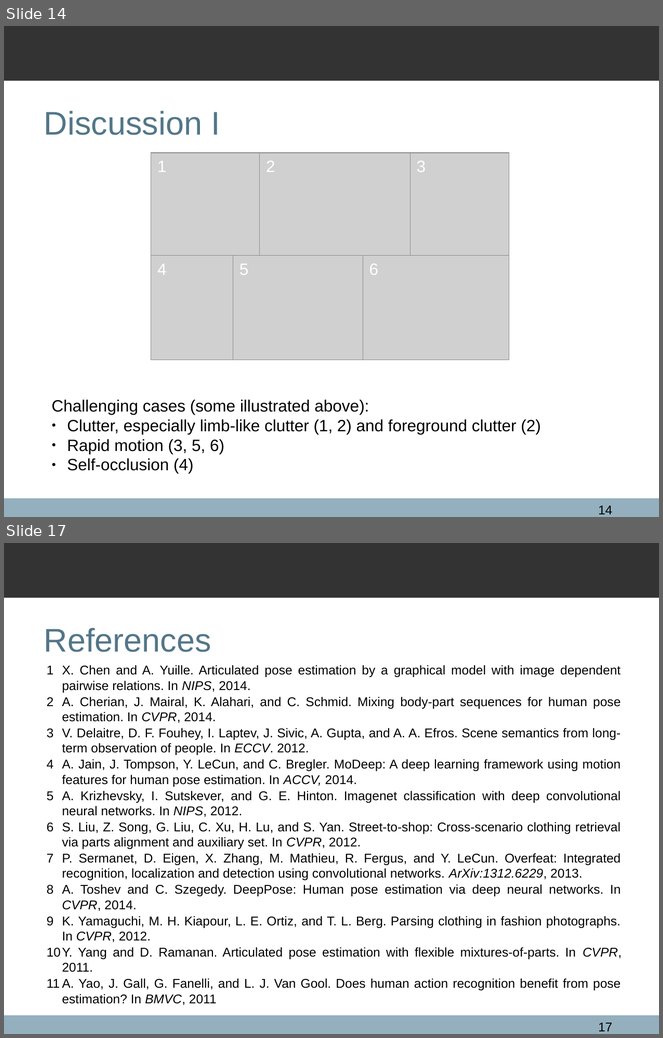
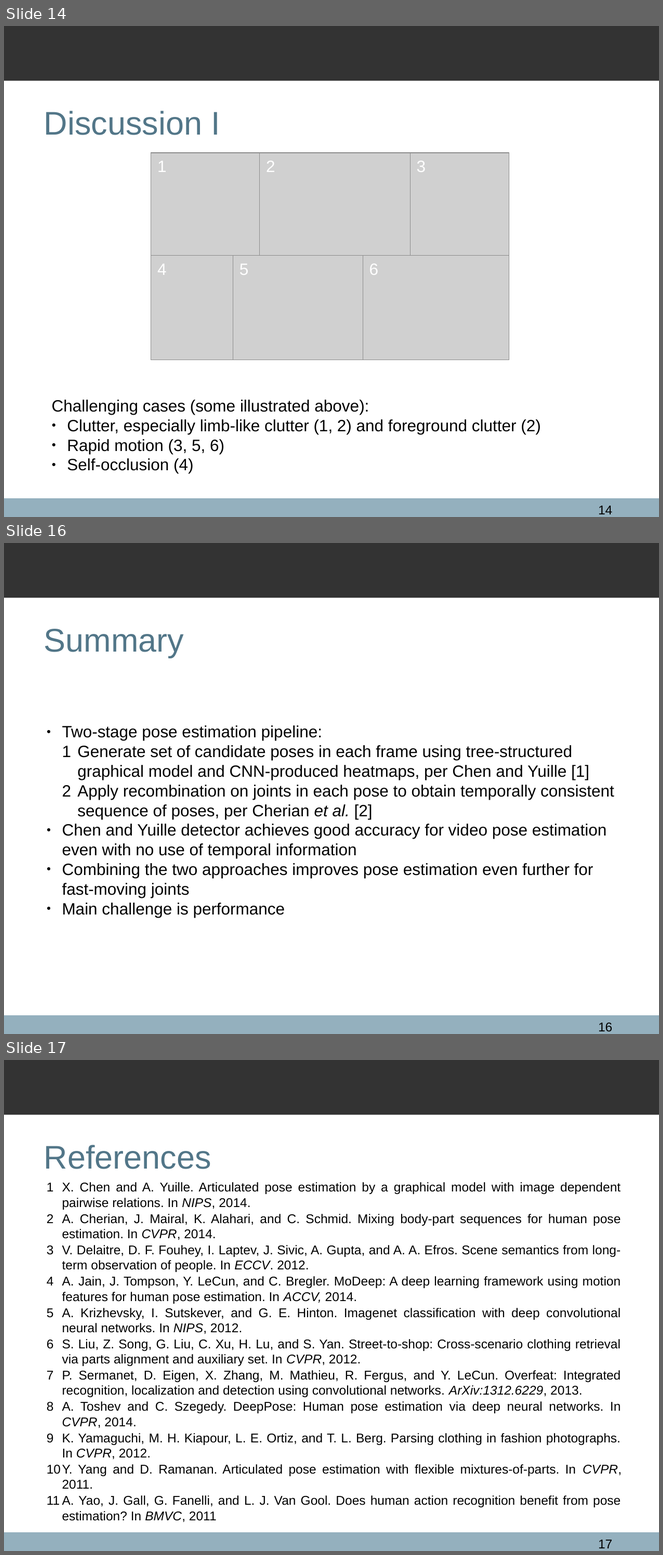
Before and after one commit to qxcv/comp2560, a slide deck: presentation/presentation.odp. Shown one above the other, each under a label of ours: slides 14 and 17 before the commit, slides 14, 16 and 17 after it; the slides between them are not shown. The pictures are 663x1038 and 663x1555 pixels, drawn with LibreOffice and Linux fonts; fonts in the diff are those of the drawing; grey boxes stand for pictures; background and template pictures are left out. Boxes give left, top, right and bottom in pixels: in the first picture for what was removed or moved away, otherwise in the second. Text is boxed around its words. In the diff, an @@ line names an element or a change of style, - is before the commit and + after.

```diff
--- a/presentation/presentation.odp
+++ b/presentation/presentation.odp
@@ slide 16 added at (x1=4, y1=543, x2=659, y2=1034), background #FFFFFF; not listed: 2 template elements that a slide beside it also shows @@
@@ title added at (x1=44, y1=629, x2=184, y2=657), 36 pt, text #527688 @@
+Summary
@@ text added at (x1=62, y1=726, x2=614, y2=918), 18 pt, text #000000 @@
+● Two-stage pose estimation pipeline:
+  1 Generate set of candidate poses in each frame using tree-structured graphical model and CNN-produced heatmaps, per Chen and Yuille [1]
+  2 Apply recombination on joints in each pose to obtain temporally consistent sequence of poses, per Cherian et al. [2]
+● Chen and Yuille detector achieves good accuracy for video pose estimation even with no use of temporal information
+● Combining the two approaches improves pose estimation even further for fast-moving joints
+● Main challenge is performance
@@ page number added at (x1=598, y1=1023, x2=612, y2=1032), 14 pt, text #000000 @@
+16
```
Also in this commit, not shown: 5 slides changed, 1 slide removed.
